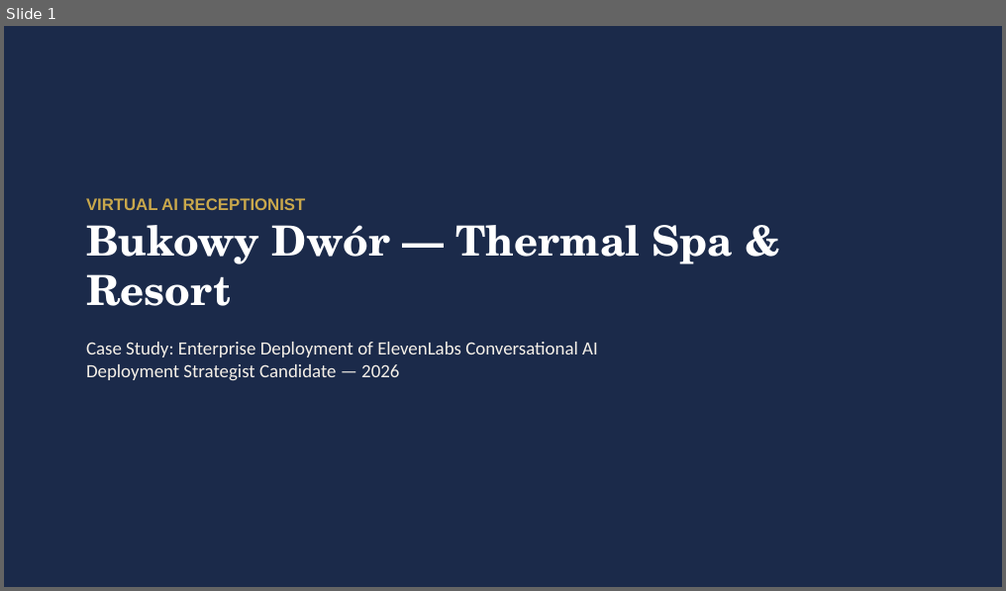
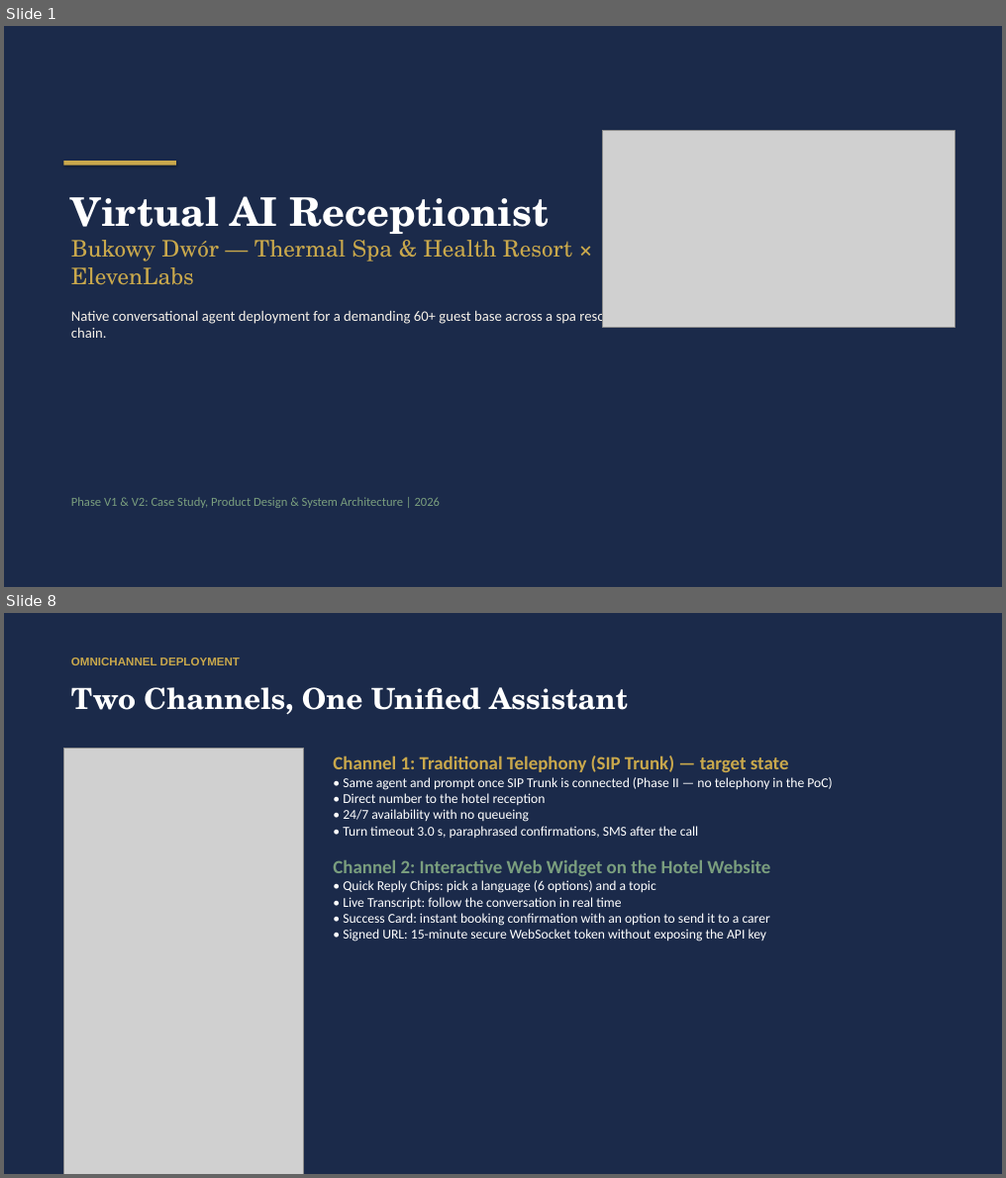
Before and after one commit to kpulka/Elevenlabs_SpaHotel_PoC, a slide deck: presentation/Bukowy_Dwor_Case_Study_EN.pptx. Shown one above the other, each under a label of ours: slide 1 before the commit, slides 1 and 8 after it; the slides between them are not shown. The pictures are 1006x591 and 1006x1178 pixels, drawn with LibreOffice and Linux fonts; fonts in the diff are those of the drawing; grey boxes stand for pictures. Boxes give left, top, right and bottom in pixels: in the first picture for what was removed or moved away, otherwise in the second. Text is boxed around its words. In the diff, an @@ line names an element or a change of style, - is before the commit and + after.

Commit message:
feat(presentation): bilingual deck generator, regenerated PL/EN decks (K3)
- generate_deck.py: --lang pl|en|all, per-language TEXTS, shared layout
- both PPTX rebuilt: 14 slides, 7/7 tools, :8011, no transfer_to_number/8000/4 webhook/$15
- presentation/README.md: real generation path, no stale-binary warning

```diff
--- a/presentation/Bukowy_Dwor_Case_Study_EN.pptx
+++ b/presentation/Bukowy_Dwor_Case_Study_EN.pptx
@@ slide 8 added at [4,613,1002,1174], background #FFFFFF @@
@@ rectangle added at [4,613,1002,1174], fill #1B2A4A @@
@@ text added at [71,658,240,665], 11 pt, text #C9A84C, bold @@
+OMNICHANNEL DEPLOYMENT
@@ text added at [71,687,628,715], 28 pt, text #FFFFFF, bold @@
+Two Channels, One Unified Assistant
@@ picture added at [63,748,303,1174] @@
@@ text added at [333,756,832,942], 13 pt, text #FFFFFF @@
+Channel 1: Traditional Telephony (SIP Trunk) — target state
+• Same agent and prompt once SIP Trunk is connected (Phase II — no telephony in the PoC)
+• Direct number to the hotel reception
+• 24/7 availability with no queueing
+• Turn timeout 3.0 s, paraphrased confirmations, SMS after the call
+Channel 2: Interactive Web Widget on the Hotel Website
+• Quick Reply Chips: pick a language (6 options) and a topic
+• Live Transcript: follow the conversation in real time
+• Success Card: instant booking confirmation with an option to send it to a carer
+• Signed URL: 15-minute secure WebSocket token without exposing the API key
@@ slide 1 changed as well @@
@@ picture added at [603,131,954,327] @@
@@ rectangle added at [63,161,176,166], fill #C9A84C @@
@@ text at [71,196,615,338]: text changed; size 18 to 14 pt @@
-VIRTUAL AI RECEPTIONIST
-Bukowy Dwór — Thermal Spa & Resort
-Case Study: Enterprise Deployment of ElevenLabs Conversational AI
-Deployment Strategist Candidate — 2026
+Virtual AI Receptionist
+Bukowy Dwór — Thermal Spa & Health Resort × ElevenLabs
+Native conversational agent deployment for a demanding 60+ guest base across a spa resort chain.
@@ text added at [71,497,440,508], 12 pt, text #7A9E7E @@
+Phase V1 & V2: Case Study, Product Design & System Architecture | 2026
```
Also in this commit, not shown: 8 other slides changed, 4 other slides added, 5 slides removed, 3 other files.
